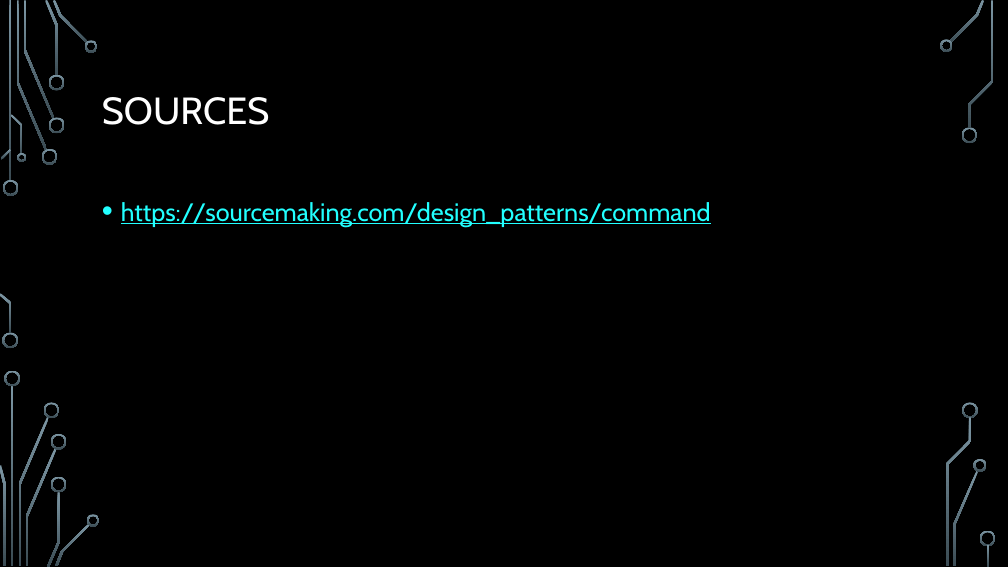
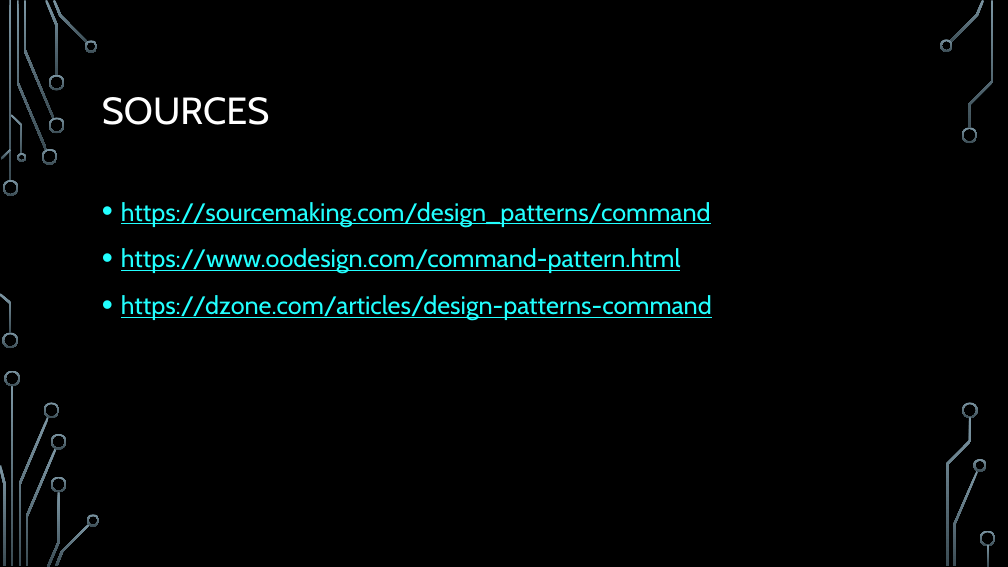
Before and after one commit to RedwanAlbadawi/CS5551_ASE, a slide deck: slide 6 of Design Patterns/Command Design Pattern.pptx. Drawn at 1008x567 pixels with LibreOffice and Linux fonts; fonts in the diff are those of the drawing; background and template pictures are left out. Boxes give left, top, right and bottom in pixels: in the first picture for what was removed or moved away, otherwise in the second. Text is boxed around its words. In the diff, an @@ line names an element or a change of style, - is before the commit and + after.

```diff
--- a/Design Patterns/Command Design Pattern.pptx
+++ b/Design Patterns/Command Design Pattern.pptx
@@ text at [121,248,712,320]: paragraphs added @@
+• https://www.oodesign.com/command-pattern.html
+• https://dzone.com/articles/design-patterns-command
```
Also in this commit, not shown: 3 other slides changed.
